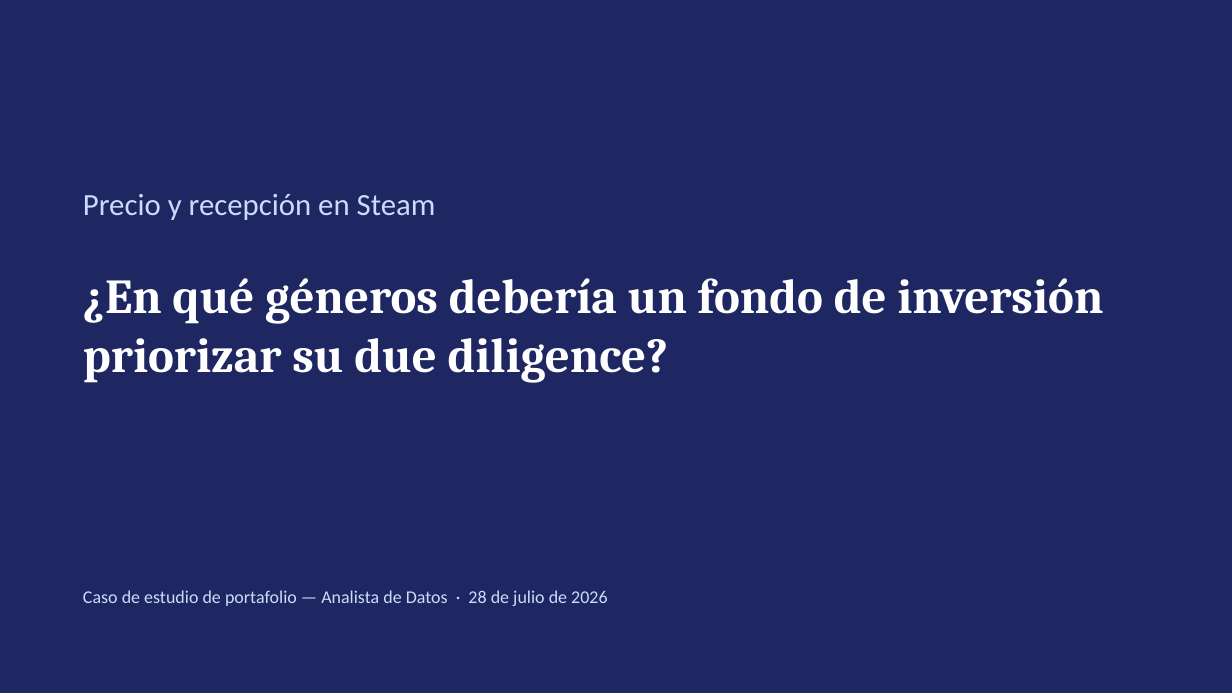
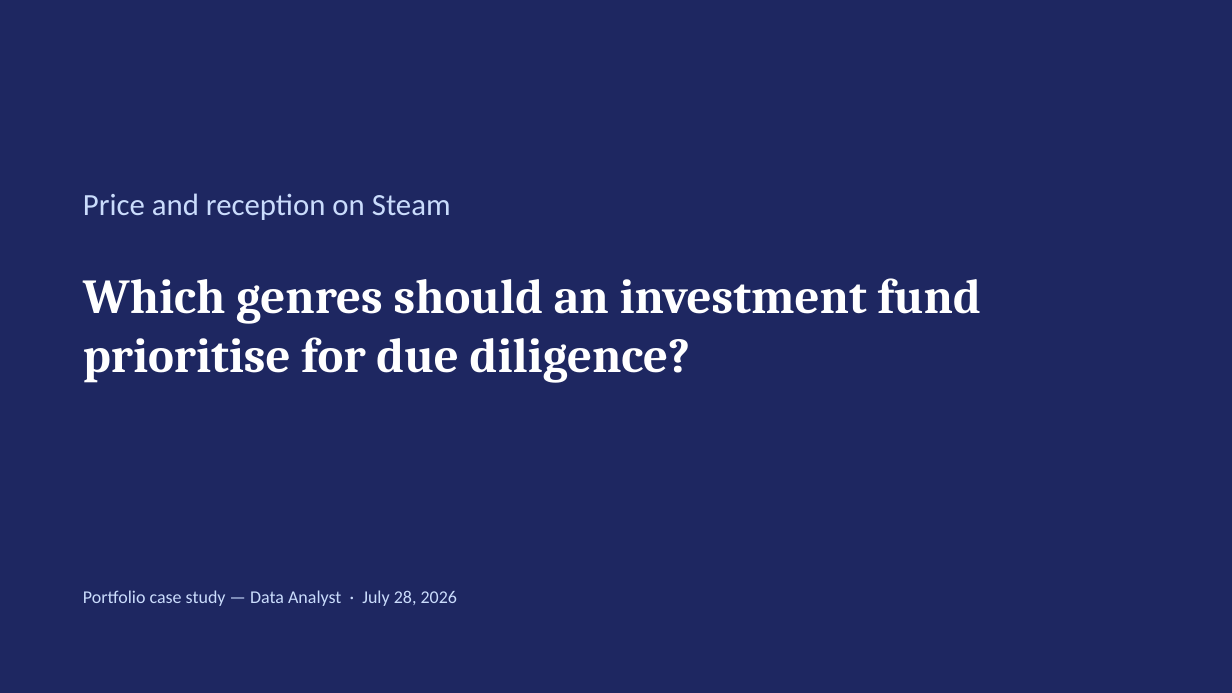
Before and after one commit to BobbyTarantino099/steam-price-reception, a slide deck: slide 1 of entregables/presentacion_fase5.pptx. Drawn at 1232x693 pixels with LibreOffice and Linux fonts; fonts in the diff are those of the drawing. Boxes give left, top, right and bottom in pixels: in the first picture for what was removed or moved away, otherwise in the second. Text is boxed around its words. In the diff, an @@ line names an element or a change of style, - is before the commit and + after.

```diff
--- a/entregables/presentacion_fase5.pptx
+++ b/entregables/presentacion_fase5.pptx
@@ text at bbox=[83, 193, 451, 220]: text changed @@
-Precio y recepción en Steam
+Price and reception on Steam
@@ text at bbox=[83, 278, 981, 382]: text changed @@
-¿En qué géneros debería un fondo de inversión priorizar su due diligence?
+Which genres should an investment fund prioritise for due diligence?
@@ text at bbox=[83, 590, 457, 606]: text changed @@
-Caso de estudio de portafolio — Analista de Datos · 28 de julio de 2026
+Portfolio case study — Data Analyst · July 28, 2026
```
Also in this commit, not shown: 8 other slides changed, 4 slides added, 4 slides removed, 15 other files.
